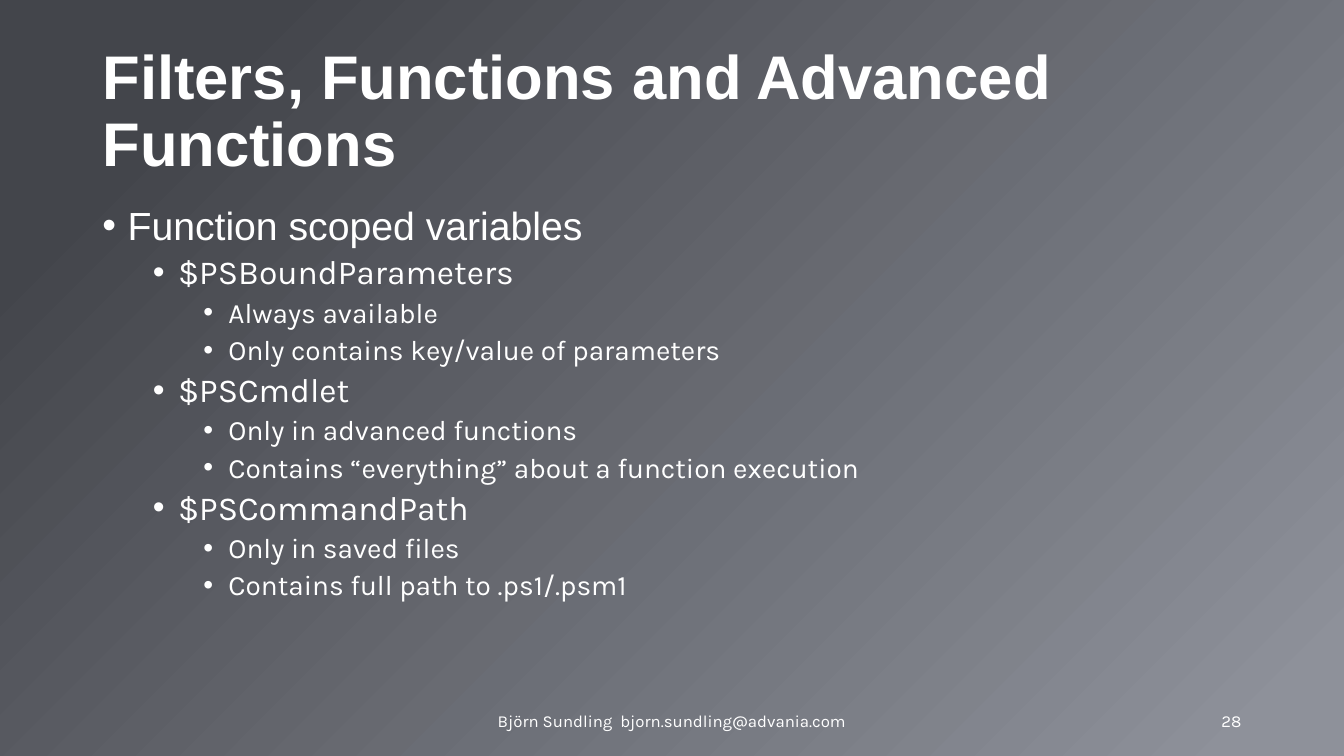
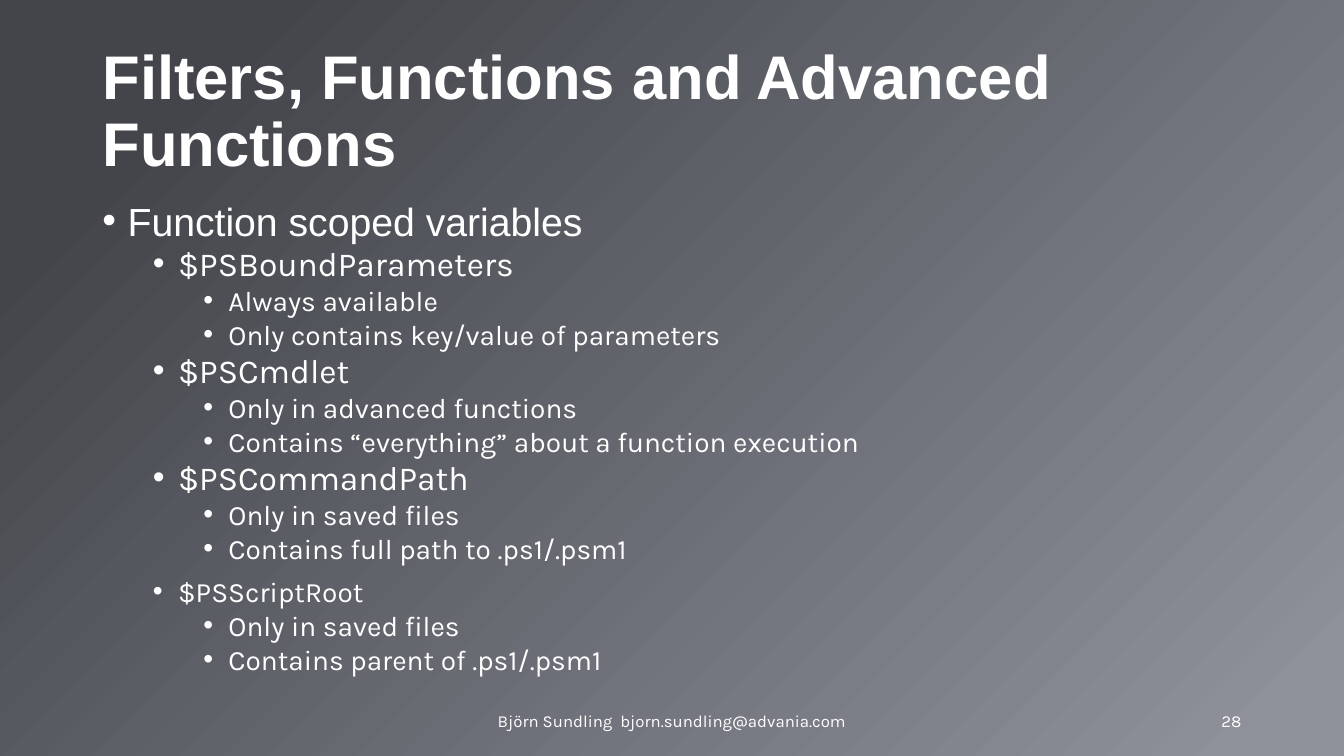
Before and after one commit to bjompen/PowerShellAdvancedFundamentals, a slide deck: slide 28 of PowerShell Advanced Fundamentals.pptx. Drawn at 1344x756 pixels with LibreOffice and Linux fonts; fonts in the diff are those of the drawing; background and template pictures are left out. Boxes give left, top, right and bottom in pixels: in the first picture for what was removed or moved away, otherwise in the second. Text is boxed around its words. In the diff, an @@ line names an element or a change of style, - is before the commit and + after.

```diff
--- a/PowerShell Advanced Fundamentals.pptx
+++ b/PowerShell Advanced Fundamentals.pptx
@@ text at (x1=128, y1=207, x2=859, y2=566): line spacing 0.9 to 0.8 @@
@@ text at (x1=178, y1=582, x2=601, y2=677): paragraphs added @@
+  • $PSScriptRoot
+    • Only in saved files
+    • Contains parent of .ps1/.psm1
```
Also in this commit, not shown: 3 other slides changed.
